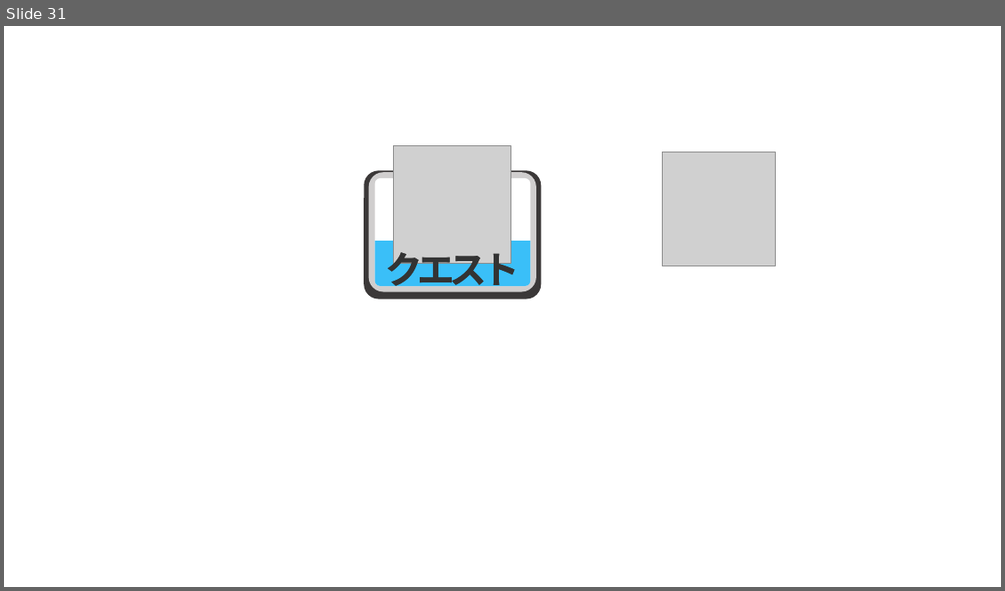
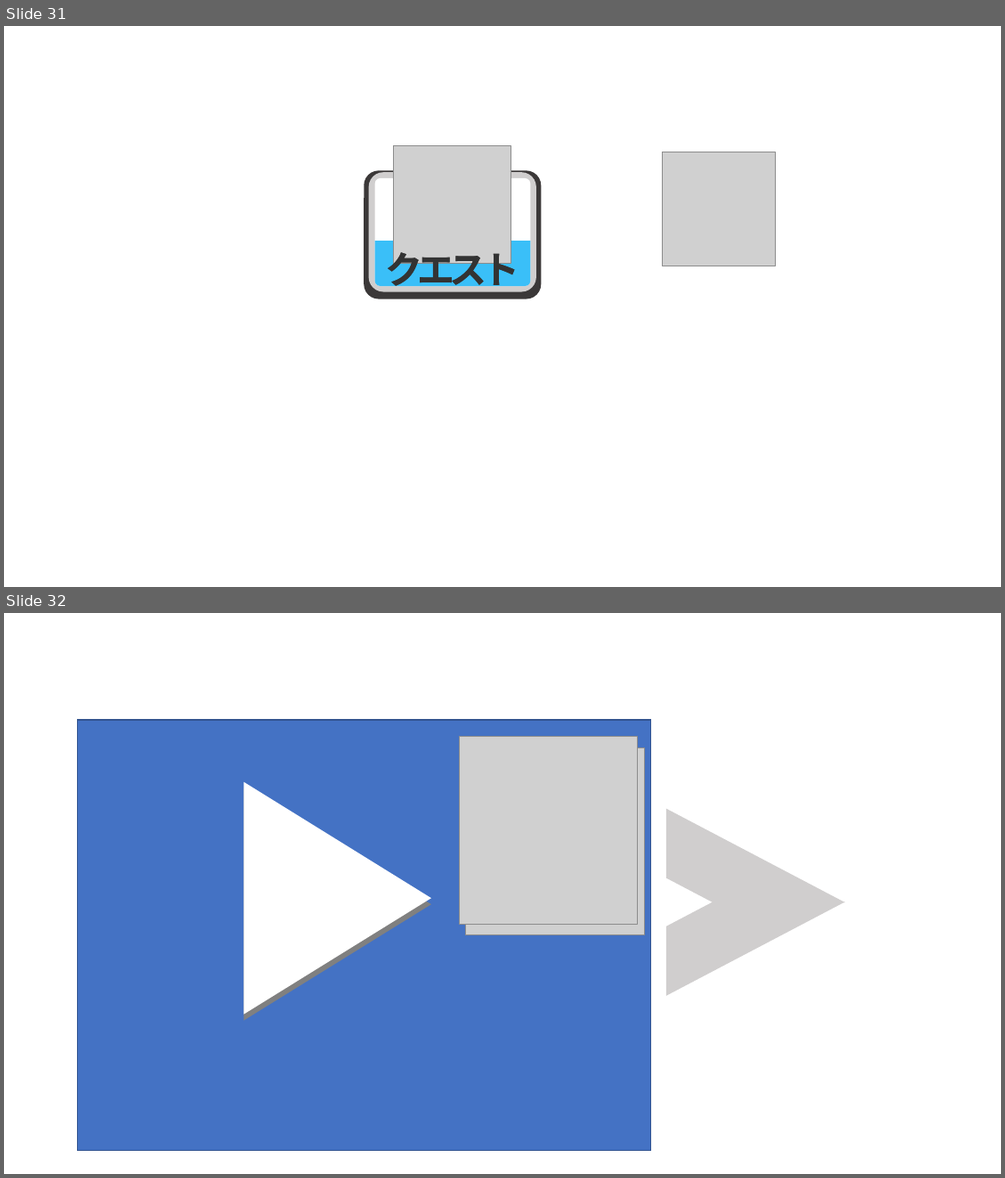
Before and after one commit to ezaki-lab/2022-turitube, a slide deck: button_design.pptx. Shown one above the other, each under a label of ours: slide 31 before the commit, slides 31 and 32 after it. The pictures are 1005x591 and 1005x1178 pixels, drawn with LibreOffice and Linux fonts; fonts in the diff are those of the drawing; grey boxes stand for pictures. Boxes give left, top, right and bottom in pixels: in the first picture for what was removed or moved away, otherwise in the second. Text is boxed around its words. In the diff, an @@ line names an element or a change of style, - is before the commit and + after.

```diff
--- a/button_design.pptx
+++ b/button_design.pptx
@@ slide 32 added at [4,613,1001,1174], background #FFFFFF @@
@@ rectangle added at [78,720,651,1150], fill #4472C4, outline #325491 1 pt @@
@@ picture added at [459,737,638,925] @@
@@ picture added at [465,747,644,935] @@
@@ triangle added at [243,788,431,1020], fill #808080 @@
@@ triangle added at [243,782,431,1014], fill #FFFFFF @@
@@ diag stripe added at [666,809,845,902], fill #D0CECE @@
@@ diag stripe added at [666,901,845,995], fill #D0CECE @@
```
Also in this commit, not shown: 1 slide changed, 11 other files.
